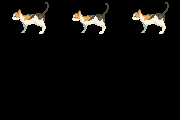
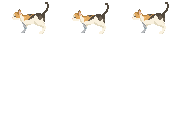
Layered file, before and after one edit (180x120). Changes by layer:
hid "图层 4" over 4, 25, 132, 34
